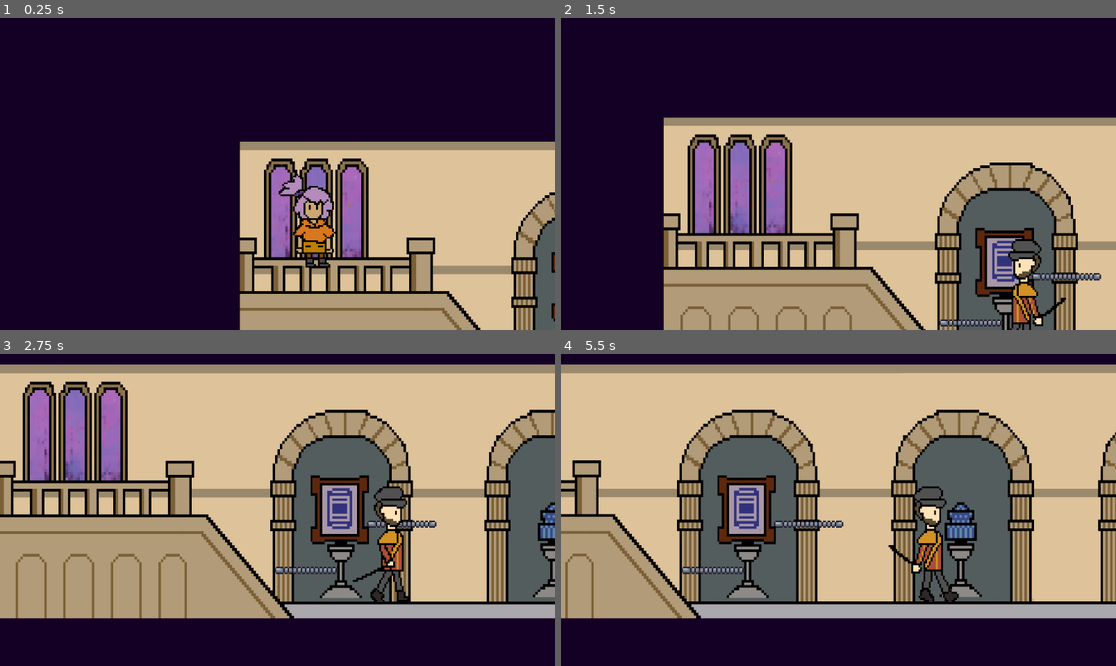
Above: before the commit, frames 1-4 (two rows, left to right).
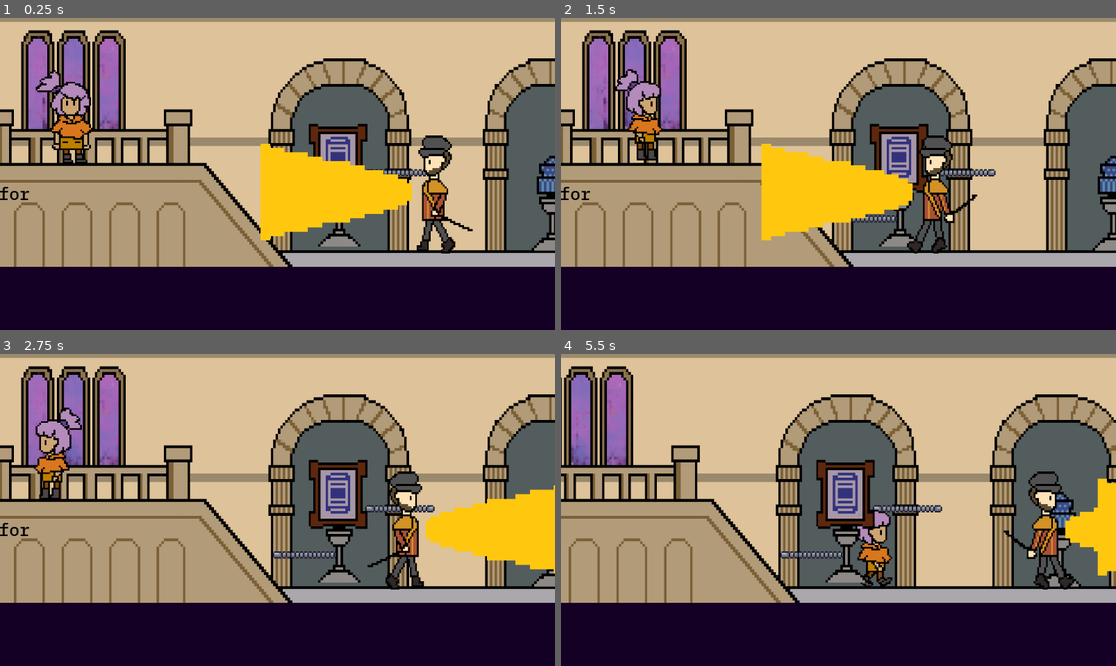
Above: after the commit, the same moments.

Repository: Will-Tate/Museum-Heist
Game: Godot game, scene res://main.tscn
Same seed, same stepped clock (60 frames per second), same inputs: the game is played once before the commit and once after it.
Inputs:
- Up to frame 1 (0.25 s): no input
- Up to frame 2 (1.5 s): hold Right (ui_right) from 0.53 s (still down); tap S (hide_behind) at 0.6, 1.35 s
- Up to frame 3 (2.75 s): release Right (ui_right) at 2.03 s; hold Left (ui_left) from 2.03 s (still down); tap S (hide_behind) at 2.1 s
- Up to frame 4 (5.5 s): release Left (ui_left) at 2.78 s; hold Right (ui_right) 2.78-4.28 s; tap S (hide_behind) every 0.75 s from 2.85 to 5.1 s; hold Left (ui_left) 4.28-5.03 s; hold Right (ui_right) from 5.03 s (still down)

The runs differ from the first frame. In frame 1, 87% of the frame differs, in the area x 0-100%, y 0-100%; in frame 2, 91%; in frame 3, 44%; in frame 4, 67%.

Commit message:
inside and outside mechanically done

Diff:
--- /dev/null
+++ b/OutsideMuseum.tscn
@@ -0,0 +1,52 @@
+[gd_scene load_steps=6 format=3 uid="uid://b4rf7b8jvfyx4"]
+
+[ext_resource type="Texture2D" uid="uid://capjjiooeoyay" path="res://museum_exterior.png" id="1_ur1rj"]
+[ext_resource type="PackedScene" uid="uid://dnth0barouoal" path="res://scenes/mainCharacter.tscn" id="2_nh5n2"]
+[ext_resource type="PackedScene" uid="uid://cqk06g20wncde" path="res://inverter.tscn" id="3_hkfk5"]
+[ext_resource type="PackedScene" uid="uid://dwbcvvqtcgynv" path="res://enemy.tscn" id="4_wwrok"]
+[ext_resource type="PackedScene" uid="uid://c48k4wncyjtsm" path="res://scenes/OutsideHide.tscn" id="5_4a2u6"]
+
+[node name="OutsideMuseumMain" type="Node2D"]
+
+[node name="MuseumExterior" type="Sprite2D" parent="."]
+position = Vector2(1215, 299)
+scale = Vector2(0.486742, 0.485714)
+texture = ExtResource("1_ur1rj")
+
+[node name="Area2D" type="StaticBody2D" parent="."]
+
+[node name="CollisionPolygon2D" type="CollisionPolygon2D" parent="Area2D"]
+process_physics_priority = 1
+polygon = PackedVector2Array(17, 640, 2423, 639, 2427, -39, 0, -39, 3, 550, -16, -111, 2503, -69, 2493, 702, -4, 693)
+
+[node name="Inverter" parent="." instance=ExtResource("3_hkfk5")]
+position = Vector2(1620, 410)
+
+[node name="Inverter2" parent="." instance=ExtResource("3_hkfk5")]
+position = Vector2(393, 357)
+
+[node name="Node2D" parent="." instance=ExtResource("4_wwrok")]
+z_index = 1
+position = Vector2(757, 504)
+
+[node name="MuseumItem1" parent="." instance=ExtResource("5_4a2u6")]
+position = Vector2(998, 519)
+
+[node name="MuseumItem2" parent="." instance=ExtResource("5_4a2u6")]
+position = Vector2(548, 524)
+
+[node name="MuseumItem3" parent="." instance=ExtResource("5_4a2u6")]
+position = Vector2(1443, 516)
+
+[node name="CharacterBody2D" parent="." instance=ExtResource("2_nh5n2")]
+position = Vector2(117, 423)
+
+[node name="RemoteTransform2D" type="RemoteTransform2D" parent="CharacterBody2D"]
+remote_path = NodePath("../Camera2D2")
+
+[node name="Camera2D2" type="Camera2D" parent="CharacterBody2D"]
+limit_left = 5
+limit_top = -42
+limit_right = 2430
+limit_bottom = 635
+editor_draw_limits = true
--- a/dialogue.tscn
+++ b/dialogue.tscn
@@ -1,12 +1,11 @@
-[gd_scene load_steps=8 format=3 uid="uid://j3wcm6tulvtr"]
+[gd_scene load_steps=7 format=3 uid="uid://j3wcm6tulvtr"]
 
+[ext_resource type="Texture2D" uid="uid://dluoebhi1f5gr" path="res://dialogue-box.png" id="1_gwvjd"]
 [ext_resource type="Script" path="res://dialogue.gd" id="1_ra7t6"]
 [ext_resource type="Texture2D" uid="uid://b4hsjwk5qc5r" path="res://label.png" id="2_1ahr0"]
-[ext_resource type="Texture2D" uid="uid://72mej0l6p0fn" path="res://box.png" id="2_24ubr"]
-[ext_resource type="FontFile" uid="uid://cwyy3cydgi3h1" path="res://PixelOperator-Bold.ttf" id="3_01ao3"]
 [ext_resource type="Texture2D" uid="uid://d2upypqaobrv0" path="res://arrow.png" id="3_5i2ro"]
+[ext_resource type="FontFile" uid="uid://danidhgydo05m" path="res://IBMPlexMono-Medium.ttf" id="3_amo1g"]
 [ext_resource type="FontFile" uid="uid://4aviod1jluif" path="res://joystix monospace.otf" id="4_s138l"]
-[ext_resource type="Texture2D" uid="uid://capjjiooeoyay" path="res://museum_exterior.png" id="7_u22ks"]
 
 [node name="Control" type="Control"]
 layout_mode = 3
@@ -25,11 +24,6 @@
 size_flags_vertical = 4
 script = ExtResource("1_ra7t6")
 
-[node name="MuseumExterior" type="Sprite2D" parent="."]
-position = Vector2(-276, 148.5)
-scale = Vector2(0.521495, 0.470357)
-texture = ExtResource("7_u22ks")
-
 [node name="Dialogue" type="MarginContainer" parent="."]
 layout_mode = 1
 anchors_preset = 15
@@ -40,20 +34,20 @@
 
 [node name="TextureRect" type="TextureRect" parent="Dialogue"]
 layout_mode = 2
-texture = ExtResource("2_24ubr")
+texture = ExtResource("1_gwvjd")
 expand_mode = 2
 
 [node name="Text" type="Label" parent="Dialogue/TextureRect"]
 layout_mode = 2
 offset_left = 69.0
-offset_top = 71.0
+offset_top = 81.0
 offset_right = 828.0
-offset_bottom = 183.0
+offset_bottom = 186.0
 size_flags_horizontal = 0
 size_flags_vertical = 0
 theme_override_colors/font_color = Color(0, 0, 0, 1)
-theme_override_fonts/font = ExtResource("3_01ao3")
-theme_override_font_sizes/font_size = 40
+theme_override_fonts/font = ExtResource("3_amo1g")
+theme_override_font_sizes/font_size = 36
 autowrap_mode = 2
 
 [node name="MarginContainer" type="MarginContainer" parent="."]
--- a/enemy.gd
+++ b/enemy.gd
@@ -1,6 +1,8 @@
 extends CharacterBody2D
 @onready var animated_sprite_2d = $AnimatedSprite2D
 @onready var collision_shape_2d = $Detection/CollisionShape2D
+@onready var light = $Detection/Light
+
 
 var speed = 100
 var player
@@ -17,14 +19,19 @@
 	if player_in_area:
 		if player.getCanSee()==true:
 			player.die()
+			player_in_area=false
+
 	velocity.x = direction * speed
 
 	move_and_slide()
 	animated_sprite_2d.play("default")
 	if direction == -1 :
 		animated_sprite_2d.flip_h = true
+		light.flip_h = true
+
 	else:
 		animated_sprite_2d.flip_h = false
+		light.flip_h = false
 
 
 func _on_detection_body_entered(body):
@@ -34,6 +41,7 @@
 	if body.has_method("inverter"):
 		direction = direction *-1
 		collision_shape_2d.position *=-1
+		light.position *=-1
 
 
 func _on_detection_body_exited(body):
--- a/enemy.tscn
+++ b/enemy.tscn
@@ -1,10 +1,11 @@
-[gd_scene load_steps=9 format=3 uid="uid://dwbcvvqtcgynv"]
+[gd_scene load_steps=10 format=3 uid="uid://dwbcvvqtcgynv"]
 
 [ext_resource type="Script" path="res://enemy.gd" id="1_h6jva"]
 [ext_resource type="Texture2D" uid="uid://dgt4jtbrvs1rk" path="res://assets/gaurd-right-1.png" id="1_x7sfy"]
 [ext_resource type="Texture2D" uid="uid://kwvlomuvxakt" path="res://assets/guard-right-2.png" id="2_g540u"]
 [ext_resource type="Texture2D" uid="uid://h8wkoqgvh7is" path="res://assets/guard-right-3.png" id="3_hnsed"]
 [ext_resource type="Texture2D" uid="uid://cnl2sf6vfxlch" path="res://assets/guard-right-4.png" id="4_giakl"]
+[ext_resource type="Texture2D" uid="uid://iydik7mife53" path="res://assets/light.png" id="6_qtdq0"]
 
 [sub_resource type="SpriteFrames" id="SpriteFrames_cactw"]
 animations = [{
@@ -37,13 +38,13 @@
 script = ExtResource("1_h6jva")
 
 [node name="AnimatedSprite2D" type="AnimatedSprite2D" parent="."]
-position = Vector2(-29.5, 16.5)
+position = Vector2(3, 6)
 scale = Vector2(0.31108, 0.359827)
 sprite_frames = SubResource("SpriteFrames_cactw")
 frame_progress = 0.819088
 
 [node name="CollisionShape2D" type="CollisionShape2D" parent="."]
-position = Vector2(-35, 14)
+position = Vector2(-5, 3)
 shape = SubResource("RectangleShape2D_ape05")
 disabled = true
 
@@ -53,5 +54,12 @@
 position = Vector2(-176, 2)
 shape = SubResource("CircleShape2D_djisj")
 
+[node name="Light" type="Sprite2D" parent="Detection"]
+texture_filter = 1
+position = Vector2(-193, -1.62502)
+scale = Vector2(9.8125, 9.14844)
+texture = ExtResource("6_qtdq0")
+flip_h = true
+
 [connection signal="body_entered" from="Detection" to="." method="_on_detection_body_entered"]
 [connection signal="body_exited" from="Detection" to="." method="_on_detection_body_exited"]
--- a/main.tscn
+++ b/main.tscn
@@ -11,6 +11,7 @@
 [ext_resource type="PackedScene" uid="uid://dodxhqq2r5thc" path="res://scenes/museum_item_4.tscn" id="9_1ntkm"]
 [ext_resource type="PackedScene" uid="uid://co083ob4oyyun" path="res://scenes/museum_item_3.tscn" id="10_i4y53"]
 [ext_resource type="Texture2D" uid="uid://f8lavv8avbr3" path="res://Museum bg _ no lanterns.png" id="11_pe7ng"]
+[ext_resource type="PackedScene" uid="uid://j3wcm6tulvtr" path="res://dialogue.tscn" id="12_b53kr"]
 
 [sub_resource type="TileSetAtlasSource" id="TileSetAtlasSource_40ddj"]
 texture = ExtResource("2_lorjr")
@@ -524,12 +525,22 @@
 layer_0/tile_data = PackedInt32Array(458768, 1114112, 2, 458769, 1179648, 2, 458770, 1245184, 2, 589836, 1114112, 2, 589837, 1179648, 2, 589838, 1245184, 2)
 
 [node name="CharacterBody2D" parent="Node" instance=ExtResource("3_lnudp")]
-position = Vector2(82, 47)
+position = Vector2(82, 120)
+
+[node name="RemoteTransform2D" type="RemoteTransform2D" parent="Node/CharacterBody2D"]
+remote_path = NodePath(".")
+
+[node name="Camera2D" type="Camera2D" parent="Node/CharacterBody2D"]
+limit_left = 10
+limit_top = 22
+limit_right = 3165
+limit_bottom = 530
+editor_draw_limits = true
 
 [node name="MuseumItem1" parent="Node" instance=ExtResource("4_h73jh")]
 
 [node name="enemy" parent="Node" instance=ExtResource("5_40hlg")]
-position = Vector2(924, 373)
+position = Vector2(926, 385)
 
 [node name="Area2D" type="StaticBody2D" parent="Node"]
 
@@ -547,19 +558,26 @@
 position = Vector2(369, 424)
 
 [node name="MuseumItem1" parent="." instance=ExtResource("7_vcx7s")]
-position = Vector2(1156, 367)
+position = Vector2(1157, 377)
 
 [node name="MuseumItem2" parent="." instance=ExtResource("8_xb110")]
-position = Vector2(2474, 361)
+z_index = -4
+position = Vector2(2471, 381)
 
 [node name="MuseumItem3" parent="." instance=ExtResource("9_1ntkm")]
-position = Vector2(2035, 361)
+position = Vector2(2034, 376)
 
 [node name="MuseumItem4" parent="." instance=ExtResource("10_i4y53")]
-position = Vector2(1583, 368)
+position = Vector2(1585, 380)
+
+[node name="Control" parent="." instance=ExtResource("12_b53kr")]
+offset_left = -688.0
+offset_top = 282.0
+offset_right = -28.0
+offset_bottom = 482.0
 
 [node name="MuseumBgNoLanterns" type="Sprite2D" parent="."]
-z_index = -3
+z_index = -5
 position = Vector2(1585, 276)
 scale = Vector2(0.317497, 0.376429)
 texture = ExtResource("11_pe7ng")
--- /dev/null
+++ b/scenes/OutsideHide.gd
@@ -0,0 +1,28 @@
+extends CharacterBody2D
+var player
+var player_in_area = false
+
+# Called when the node enters the scene tree for the first time.
+func _ready():
+	pass # Replace with function body.
+
+
+# Called every frame. 'delta' is the elapsed time since the previous frame.
+
+
+
+
+func _on_area_2d_body_entered(body):
+	if body.has_method("getCanSee"):
+		player_in_area= true
+		player = body
+		player.setCanHide(true)
+
+
+
+
+func _on_area_2d_body_exited(body):
+	if body.has_method("getCanSee"):
+		player_in_area= false
+		player = body
+		player.setCanHide(false)
--- /dev/null
+++ b/scenes/OutsideHide.tscn
@@ -0,0 +1,24 @@
+[gd_scene load_steps=3 format=3 uid="uid://c48k4wncyjtsm"]
+
+[ext_resource type="Script" path="res://scenes/museum_item_1.gd" id="1_271ms"]
+
+[sub_resource type="RectangleShape2D" id="RectangleShape2D_s30l1"]
+size = Vector2(441.003, 763.93)
+
+[node name="MuseumItem1" type="CharacterBody2D"]
+position = Vector2(712, 369)
+scale = Vector2(0.331063, 0.34127)
+collision_layer = 2
+motion_mode = 1
+script = ExtResource("1_271ms")
+
+[node name="Sprite2D" type="Sprite2D" parent="."]
+
+[node name="Area2D" type="Area2D" parent="."]
+
+[node name="CollisionShape2D" type="CollisionShape2D" parent="Area2D"]
+position = Vector2(-3.02054, 5.86045)
+shape = SubResource("RectangleShape2D_s30l1")
+
+[connection signal="body_entered" from="Area2D" to="." method="_on_area_2d_body_entered"]
+[connection signal="body_exited" from="Area2D" to="." method="_on_area_2d_body_exited"]
--- a/scenes/mainCharacter.gd
+++ b/scenes/mainCharacter.gd
@@ -10,6 +10,8 @@
 var canSee = true;
 var canMove = true;
 @onready var sprite_2d = $Sprite2D
+@onready var main_char_body = $"."
+
 
 
 func _physics_process(delta):
@@ -62,4 +64,6 @@
 	canHide = canI
 
 func die():
-	sprite_2d.visible=false
+	main_char_body.global_position.x= 82
+	main_char_body.global_position.y= 120
+	#sprite_2d.visible=false
--- a/scenes/mainCharacter.tscn
+++ b/scenes/mainCharacter.tscn
@@ -56,7 +56,7 @@
 [sub_resource type="RectangleShape2D" id="RectangleShape2D_vfhm7"]
 size = Vector2(107.5, 190)
 
-[node name="CharacterBody2D" type="CharacterBody2D"]
+[node name="MainCharBody" type="CharacterBody2D"]
 script = ExtResource("1_genmn")
 
 [node name="Sprite2D" type="AnimatedSprite2D" parent="."]
@@ -70,5 +70,3 @@
 [node name="CollisionShape2D" type="CollisionShape2D" parent="."]
 position = Vector2(66.25, 102)
 shape = SubResource("RectangleShape2D_vfhm7")
-
-[node name="Camera2D" type="Camera2D" parent="."]
Binary file added: assets/light.png
Not shown, added: assets/light.png.import
Not shown: 1 places in main.tscn that only renumber resources
